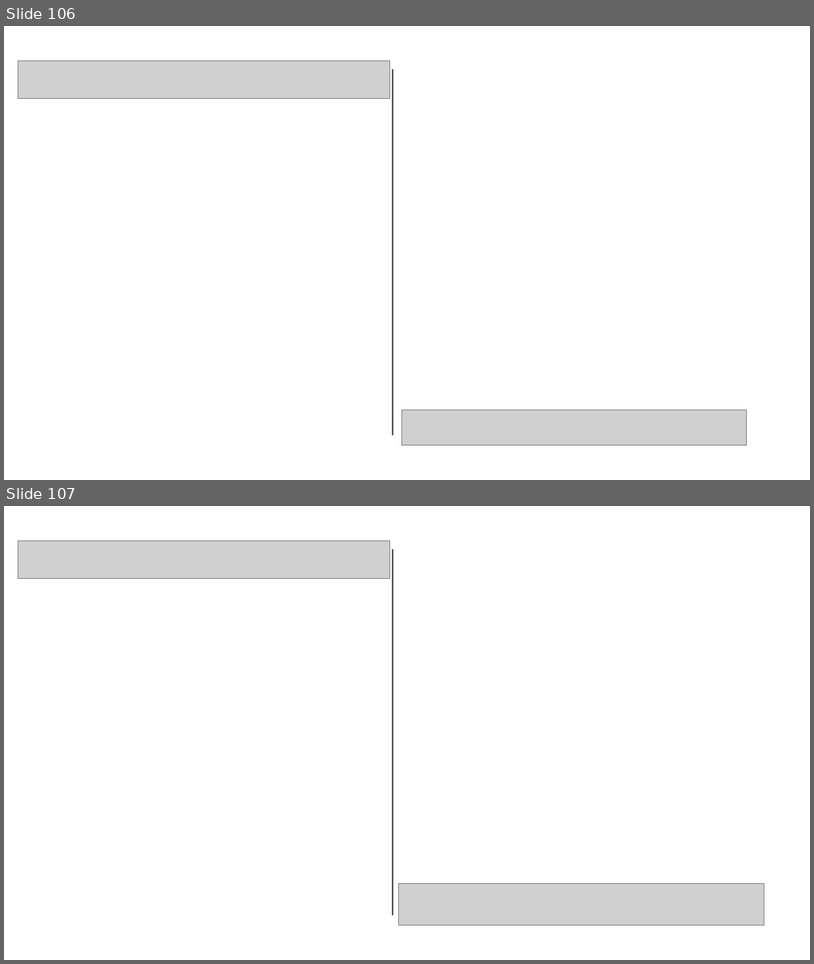
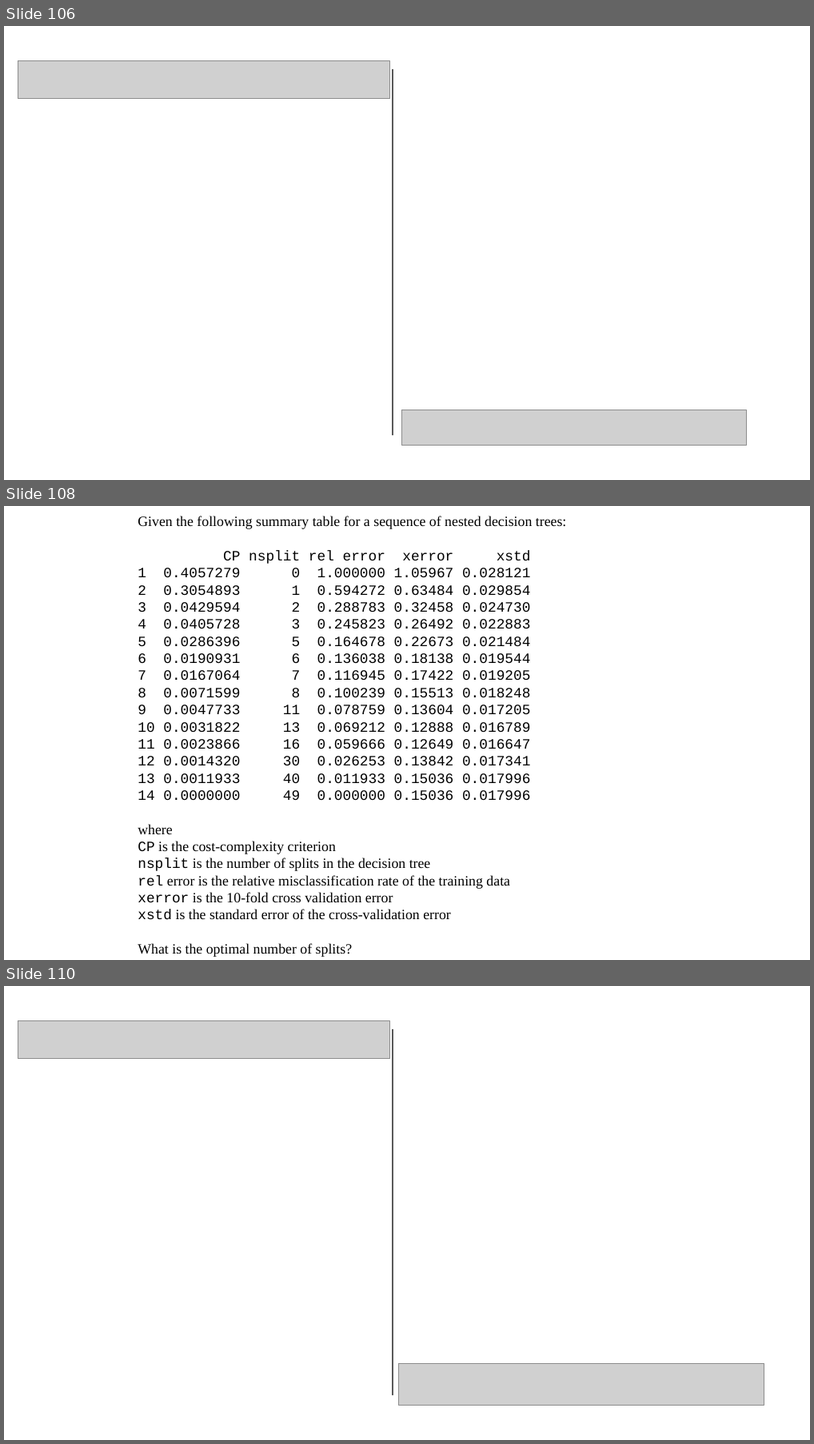
Before and after one commit to pvermees/geostats, a slide deck: slides/quizzes.odp. Shown one above the other, each under a label of ours: slides 106 and 107 before the commit, slides 106, 108 and 110 after it; the slides between them are not shown. The pictures are 814x964 and 814x1444 pixels, drawn with LibreOffice and Linux fonts; fonts in the diff are those of the drawing; grey boxes stand for pictures. Boxes give left, top, right and bottom in pixels: in the first picture for what was removed or moved away, otherwise in the second. Text is boxed around its words. In the diff, an @@ line names an element or a change of style, - is before the commit and + after.

```diff
--- a/slides/quizzes.odp
+++ b/slides/quizzes.odp
@@ slide 108 added at [4,506,810,960], background #FFFFFF @@
@@ text added at [138,516,566,956], 14 pt, text #000000 @@
+Given the following summary table for a sequence of nested decision trees:
+CP nsplit rel error xerror xstd
+1 0.4057279 0 1.000000 1.05967 0.028121
+2 0.3054893 1 0.594272 0.63484 0.029854
+3 0.0429594 2 0.288783 0.32458 0.024730
+4 0.0405728 3 0.245823 0.26492 0.022883
+5 0.0286396 5 0.164678 0.22673 0.021484
+6 0.0190931 6 0.136038 0.18138 0.019544
+7 0.0167064 7 0.116945 0.17422 0.019205
+8 0.0071599 8 0.100239 0.15513 0.018248
+9 0.0047733 11 0.078759 0.13604 0.017205
+10 0.0031822 13 0.069212 0.12888 0.016789
+11 0.0023866 16 0.059666 0.12649 0.016647
+12 0.0014320 30 0.026253 0.13842 0.017341
+13 0.0011933 40 0.011933 0.15036 0.017996
+14 0.0000000 49 0.000000 0.15036 0.017996
+where
+CP is the cost-complexity criterion
+nsplit is the number of splits in the decision tree
+rel error is the relative misclassification rate of the training data
+xerror is the 10-fold cross validation error
+xstd is the standard error of the cross-validation error
+What is the optimal number of splits?
@@ what was slide 107 is now slide 110 @@
```
Also in this commit, not shown: 2 other slides added, 1 other file.
